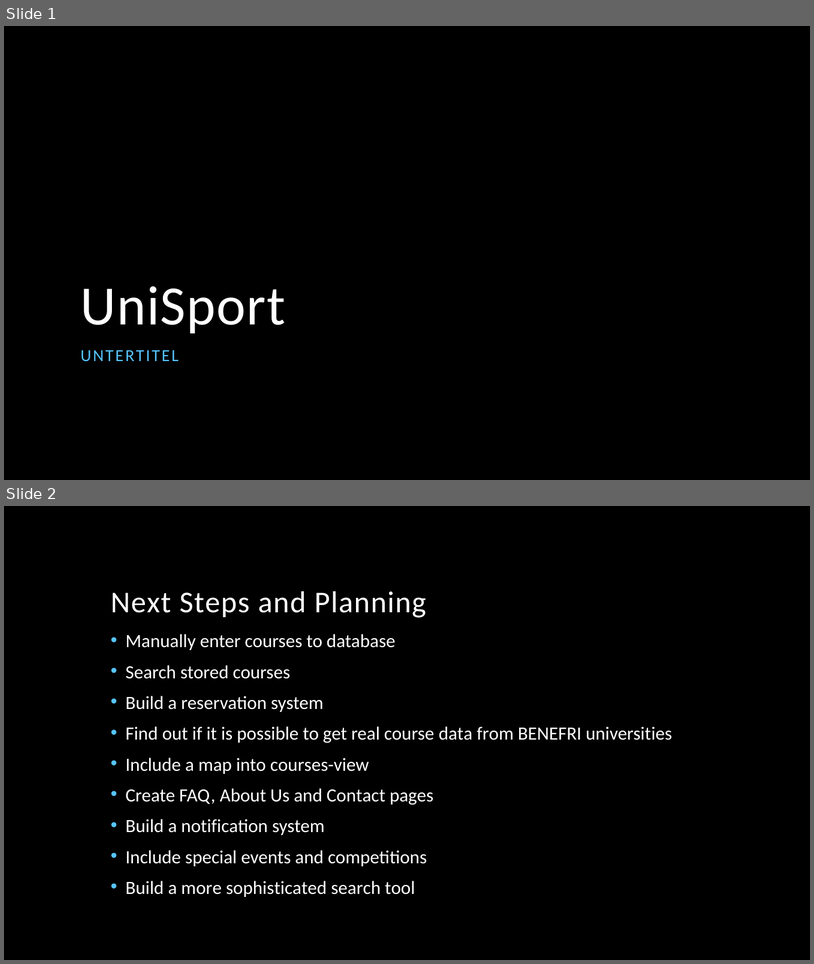
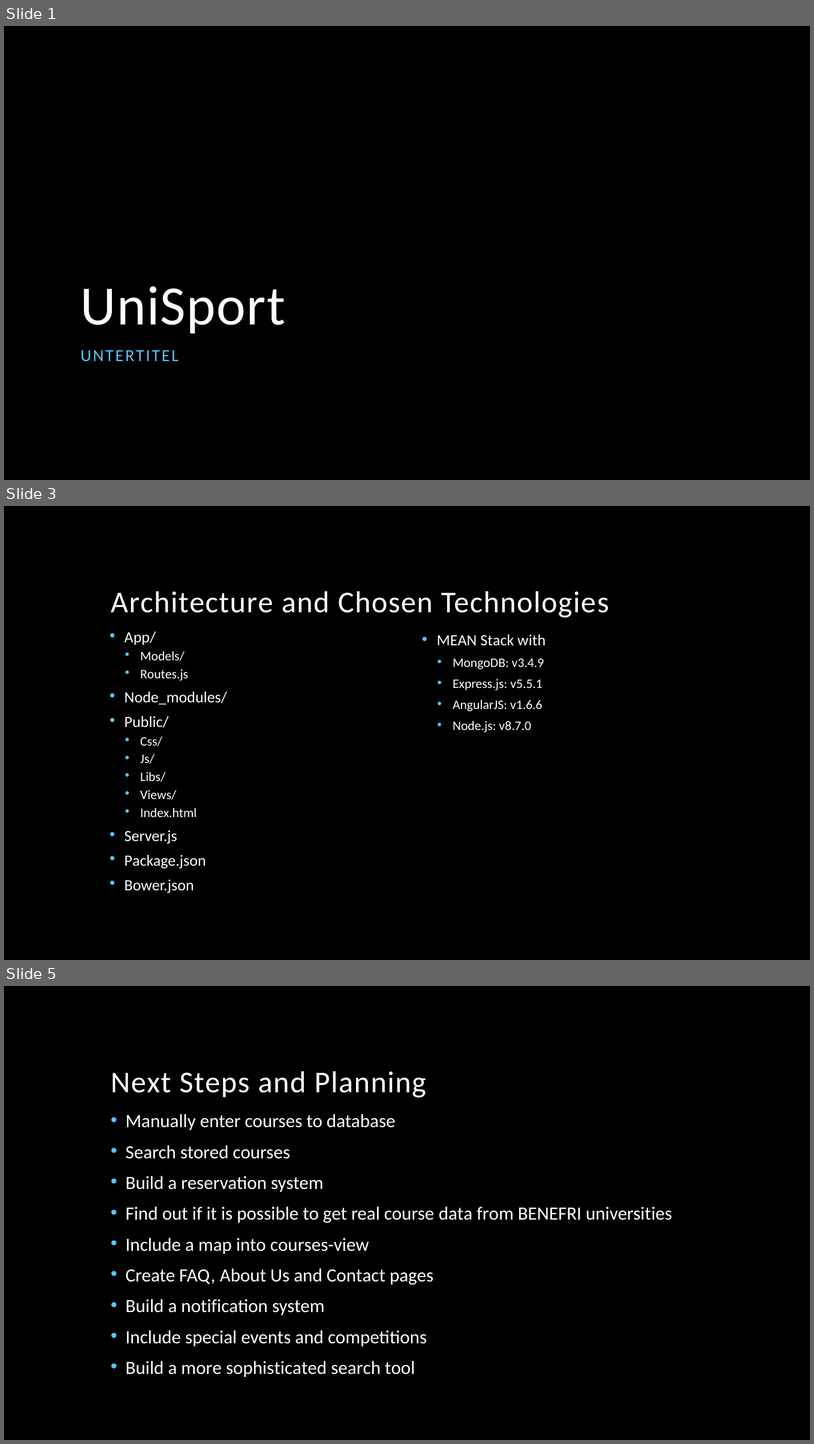
Before and after one commit to JoelNiklaus/UniSport, a slide deck: administration/UniSport.pptx. Shown one above the other, each under a label of ours: slides 1 and 2 before the commit, slides 1, 3 and 5 after it; the slides between them are not shown. The pictures are 814x964 and 814x1444 pixels, drawn with LibreOffice and Linux fonts; fonts in the diff are those of the drawing; background and template pictures are left out. Boxes give left, top, right and bottom in pixels: in the first picture for what was removed or moved away, otherwise in the second. Text is boxed around its words. In the diff, an @@ line names an element or a change of style, - is before the commit and + after.

```diff
--- a/administration/UniSport.pptx
+++ b/administration/UniSport.pptx
@@ slide 3 added at [4,506,810,960], background picture (left out) @@
@@ title added at [111,591,609,618], 36 pt, text #FFFFFF @@
+Architecture and Chosen Technologies
@@ text added at [125,631,227,893], 18.6 pt, text #FFFFFF @@
+• App/
+  • Models/
+  • Routes.js
+• Node_modules/
+• Public/
+  • Css/
+  • Js/
+  • Libs/
+  • Views/
+  • Index.html
+• Server.js
+• Package.json
+• Bower.json
@@ text added at [437,634,546,732], 15.5 pt, text #FFFFFF @@
+• MEAN Stack with
+  • MongoDB: v3.4.9
+  • Express.js: v5.5.1
+  • AngularJS: v1.6.6
+  • Node.js: v8.7.0
@@ what was slide 2 is now slide 5 @@
```
Also in this commit, not shown: 2 other slides added.
